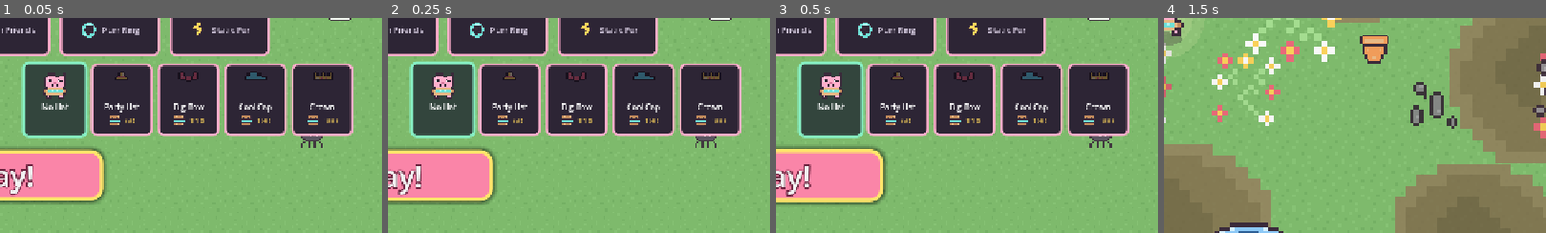
Above: before the commit, frames 1-4 (left to right).
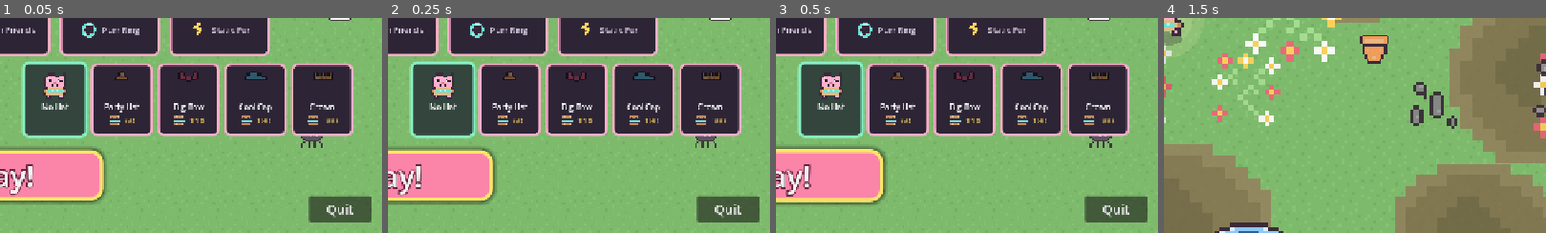
Above: after the commit, the same moments.

Repository: lukew-cogapp/cookie-cat
Game: Godot game, scene res://scenes/start_screen.tscn
The game is run twice, just before and just after one commit, with the same random seed, the same clock (stepped at 60 frames per second) and the same inputs.
Inputs (mouse positions are % of the whole screen's width and height, from its top left):
- Up to frame 1 (0.05 s): no input
- Up to frame 2 (0.25 s): no input
- Up to frame 3 (0.5 s): no input
- Up to frame 4 (1.5 s): click "Play!" at 0.5 s; tap Enter at 1.25 s; move the mouse to (72, 45) at 1.27 s; hold D (move_right) from 1.28 s (still down); tap Space (confirm) at 1.35 s; click (72, 45) at 1.42 s
The pictures show only the part of the screen within x 50-100%, y 50-100%; the shares and areas given below are measured in that part.

The runs differ from the first frame. In frame 1, 2.0% of the frame differs, in the area x 80-98%, y 83-96%; in frame 2, 2.0%; in frame 3, 2.0%; in frame 4, nothing differs.

Commit message:
Add a quit button to the start screen
Saves before it goes. Hidden on the web, where there is nothing to quit to,
and left out of the focus cycle there so a gamepad cannot land on it.

Diff:
--- a/scenes/start_screen.tscn
+++ b/scenes/start_screen.tscn
@@ -177,6 +177,21 @@
 theme_override_styles/pressed = ExtResource("4")
 theme_override_styles/focus = ExtResource("4")
 
+[node name="Quit" type="Button" parent="."]
+anchors_preset = 3
+anchor_left = 1.0
+anchor_top = 1.0
+anchor_right = 1.0
+anchor_bottom = 1.0
+offset_left = -122.0
+offset_top = -62.0
+offset_right = -18.0
+offset_bottom = -18.0
+grow_horizontal = 0
+grow_vertical = 0
+text = "Quit"
+theme_override_font_sizes/font_size = 22
+
 [node name="Audio" type="HBoxContainer" parent="."]
 anchors_preset = 0
 offset_left = 18.0
--- a/scripts/start_screen.gd
+++ b/scripts/start_screen.gd
@@ -11,6 +11,7 @@
 @onready var _maps: HBoxContainer = $Maps
 @onready var _hats: HBoxContainer = $Hats
 @onready var _play: Button = $Play
+@onready var _quit: Button = $Quit
 @onready var _music_button: Button = $Audio/Music
 @onready var _sound_button: Button = $Audio/Sound
 @onready var _cookies: Label = $Cookies/Pad/Row/Count
@@ -47,6 +48,10 @@
 	if not Save.is_map_unlocked(Run.map):
 		Run.map = Tuning.STARTER_MAP
 	_play.pressed.connect(_start)
+	# Nothing to quit to in a browser tab, and a dead button a child presses
+	# twice is worse than no button.
+	_quit.visible = OS.get_name() != "Web"
+	_quit.pressed.connect(_quit_game)
 	Save.changed.connect(_refresh)
 	_build_cards()
 	_build_map_cards()
@@ -66,6 +71,14 @@
 
 func _start() -> void:
 	get_tree().change_scene_to_file("res://scenes/world.tscn")
+
+
+## Written before quitting rather than trusted to the autosave. `Save` writes on
+## every change, so there is normally nothing outstanding, but `quit()` tears
+## the tree down and this is the one exit that can be sure it did not race one.
+func _quit_game() -> void:
+	Save.save_now()
+	get_tree().quit()
 
 
 func _refresh() -> void:
@@ -298,7 +311,20 @@
 		b.focus_neighbor_top = b.get_path_to(cats[mini(i, cats.size() - 1)])
 		b.focus_neighbor_bottom = b.get_path_to(_play)
 	_play.focus_neighbor_top = _play.get_path_to(band[0])
-	_play.focus_neighbor_bottom = _play.get_path_to(cats[0])
+	# Quit sits between Play and the cats, and drops out of the cycle entirely on
+	# the web, where it is hidden: a focus neighbour pointing at a hidden button
+	# is a dead end, which is the thing this whole function exists to avoid.
+	if _quit.visible:
+		_play.focus_neighbor_bottom = _play.get_path_to(_quit)
+		_quit.focus_neighbor_top = _quit.get_path_to(_play)
+		_quit.focus_neighbor_bottom = _quit.get_path_to(cats[0])
+		_quit.focus_neighbor_left = _quit.get_path_to(_quit)
+		_quit.focus_neighbor_right = _quit.get_path_to(_quit)
+		for i in cats.size():
+			var b: Button = cats[i]
+			b.focus_neighbor_top = b.get_path_to(_quit)
+	else:
+		_play.focus_neighbor_bottom = _play.get_path_to(cats[0])
 
 
 ## The audio switches. Off is shown by dimming rather than by words, since the
--- /dev/null
+++ b/test/start_screen_test.gd
@@ -0,0 +1,61 @@
+extends GutTest
+## The front door. Mostly pictures, so what is worth pinning is the wiring:
+## which buttons exist, and that a gamepad can reach all of them.
+
+var _start: Control
+
+
+func before_each() -> void:
+	Run.cat = Tuning.STARTER_CAT
+	Run.map = Tuning.STARTER_MAP
+	_start = load("res://scenes/start_screen.tscn").instantiate()
+	add_child_autofree(_start)
+	await wait_process_frames(2)
+
+
+## A desktop player needs a way out that is not the window's close box, and it
+## has to be able to hold focus like everything else on this screen.
+func test_the_quit_button_is_there_and_reachable() -> void:
+	var quit: Button = _start.get_node("Quit")
+	assert_not_null(quit, "the start screen has a quit button")
+	assert_eq(quit.visible, OS.get_name() != "Web", "shown everywhere but the web")
+	if quit.visible:
+		assert_ne(quit.focus_mode, Control.FOCUS_NONE, "and it can take focus")
+
+
+## Every focus neighbour has to land on something a player can actually focus.
+## A neighbour pointing at a hidden button is the dead end `_wire_focus` exists
+## to prevent, and hiding Quit on the web is exactly how one could appear.
+func test_no_focus_neighbour_is_a_dead_end() -> void:
+	for b: Button in _focusable(_start):
+		for path: NodePath in [
+			b.focus_neighbor_top,
+			b.focus_neighbor_bottom,
+			b.focus_neighbor_left,
+			b.focus_neighbor_right,
+		]:
+			if path.is_empty():
+				continue
+			var target: Node = b.get_node_or_null(path)
+			assert_not_null(target, "%s's neighbour %s exists" % [b.name, path])
+			if target is Control:
+				assert_true(
+					(target as Control).visible,
+					"%s's neighbour %s is visible" % [b.name, path],
+				)
+
+
+## Play must hold focus from the first frame, so one confirm press starts a run
+## without a child having to aim at anything.
+func test_play_holds_focus_from_the_start() -> void:
+	var play: Button = _start.get_node("Play")
+	assert_true(play.has_focus(), "Play is focused when the screen opens")
+
+
+func _focusable(node: Node) -> Array[Button]:
+	var out: Array[Button] = []
+	for child: Node in node.get_children():
+		if child is Button and (child as Button).visible:
+			out.append(child as Button)
+		out.append_array(_focusable(child))
+	return out
